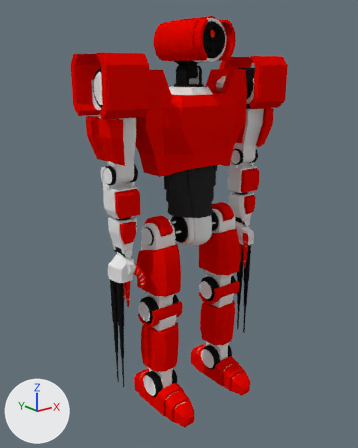
The Blender file Blender Model Source/strong_hunter.blend: old version first, new version second.
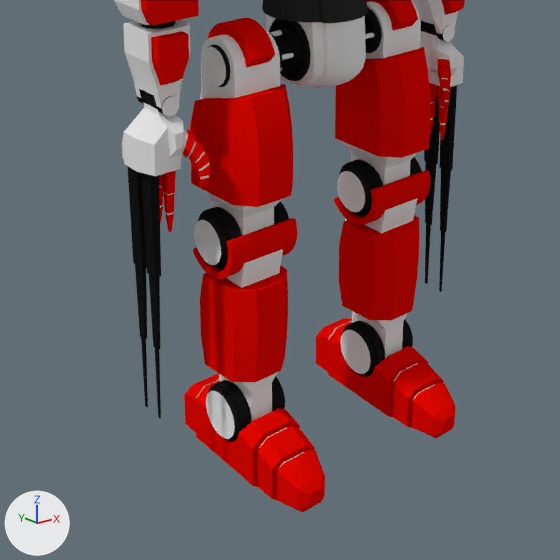
Each version is shown whole from a camera (50 mm lens) standing at (-1.88, -2.16, 2.08) and looking at (-0.08, 0.09, 1.18), then close up on the part from 15% to 82% of the width and 46% to 100% of the height. The axes (+X, +Y, +Z) are drawn at lower left. The lights are the same throughout.
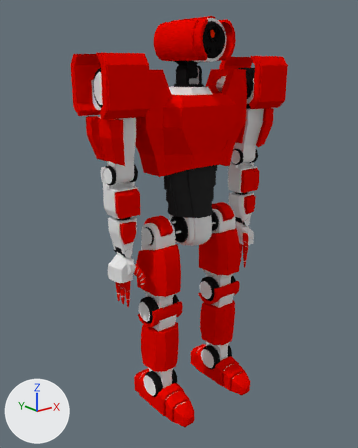
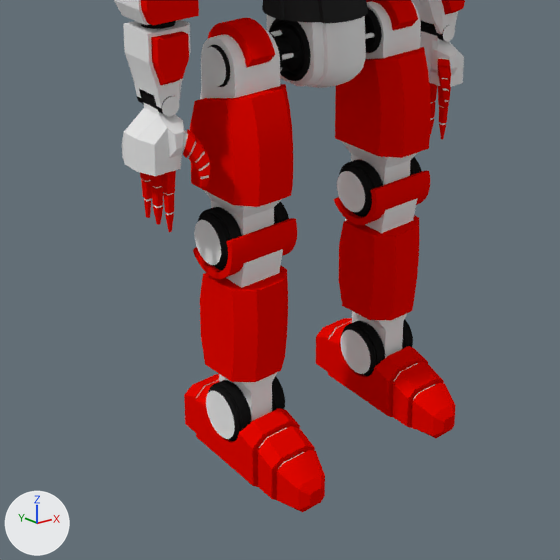
Diff of the bpy script that builds the scene:
```diff
--- a/Blender Model Source/strong_hunter.blend.py
+++ b/Blender Model Source/strong_hunter.blend.py
@@ me_cylinder @@
 me_cylinder.from_pydata(...)  # 5963 vertices, 4229 faces, 2 loose edges; spans x 0.0..0.64, y -0.23..0.28, z 0.0..2.34
 # used by ob_cylinder; location = (0.0, 0.0, 0.0)
+# me_cylinder part 1: all 40 vertices in x 0.51..0.53, y 0.06..0.16, z 0.23..0.65 are scaled about their middle by (1, 1, 0.0168), then moved by (0.0, 0.0, 0.49)
 me_cylinder.materials.append(mat_dullmetal)
```

Boxes [x1, y1, x2, y2] around the edits, measured in the close-ups (560 x 560 px; the box of a moved part takes in the faces that stretch with it):
part 1 of me_cylinder, moved or reshaped (not visible afterwards)
    before: [128, 85, 457, 418]
